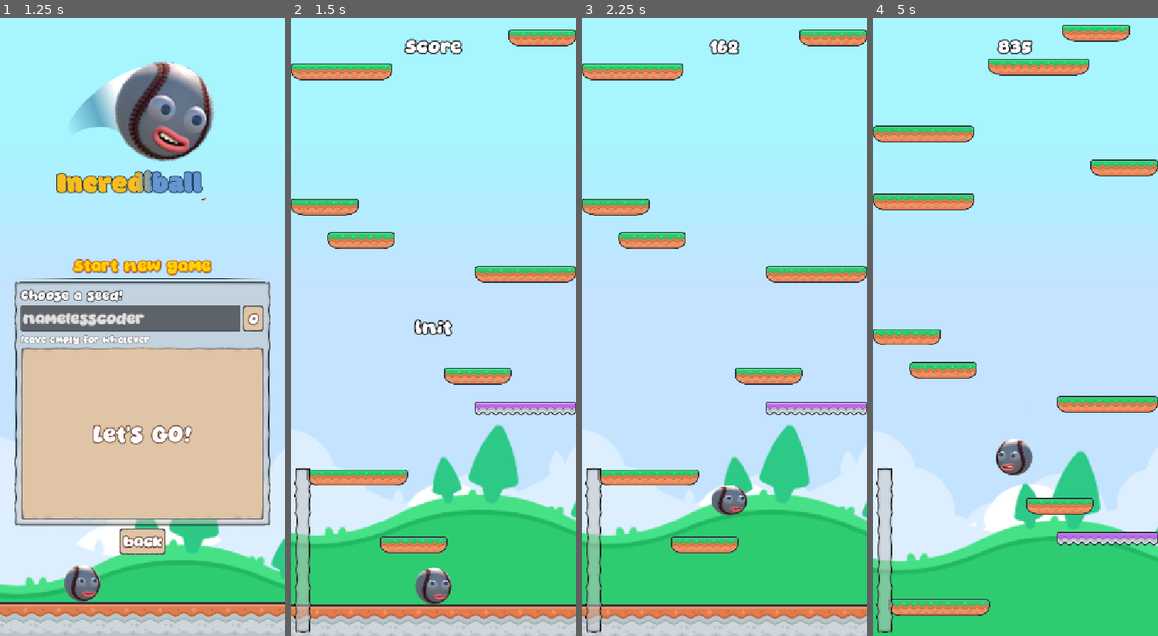
Above: before the commit, frames 1-4 (left to right).
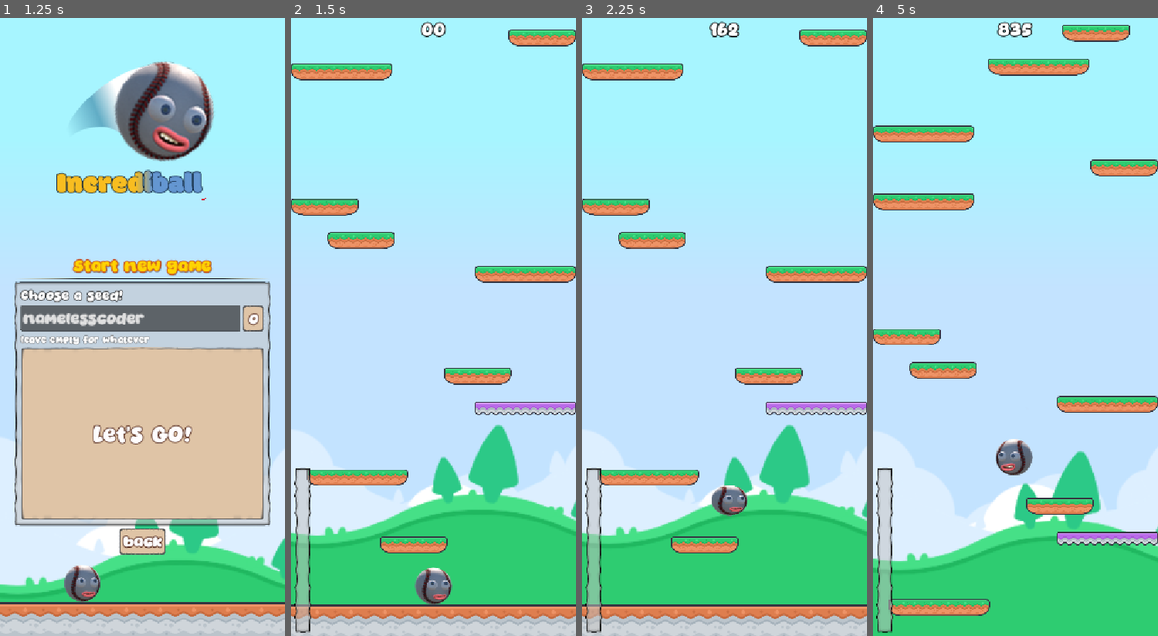
Above: after the commit, the same moments.

Repository: iRadEntertainment/incrediddodlejump
Game: Godot game, scene res://scenes/main.tscn
The game is run twice, just before and just after one commit, with the same random seed, the same clock (stepped at 60 frames per second) and the same inputs. Sound files missing from this copy of the repository are replaced by a short silence.
Inputs (mouse positions are in pixels of both pictures, inside the frame that each line leads up to):
- Up to frame 1 (1.25 s): click "Start" at 0.5 s
- Up to frame 2 (1.5 s): click "Let's GO!" at 1.25 s
- Up to frame 3 (2.25 s): tap Enter at 2 s; move the mouse to (787, 296) at 2.02 s; press the mouse at (787, 296) at 2.03 s
- Up to frame 4 (5 s): move the mouse to (958, 357) at 2.77 s; release the mouse at (958, 357) at 2.78 s; click (958, 357) at 2.85 s; move the mouse to (1044, 191) at 3.52 s; press the mouse at (1044, 191) at 3.53 s; move the mouse to (1001, 450) at 4.27 s; release the mouse at (1001, 450) at 4.28 s; click (1001, 450) at 4.35 s

Frame 1 is identical in both runs. In frame 2, 0.9% of the frame differs, in the area x 39-61%, y 0-52%; in frame 3, 0.5%; in frame 4, 0.6%.

Commit message:
feat: added progress bar to personal best score

Diff:
--- a/scenes/UI/hud.gd
+++ b/scenes/UI/hud.gd
@@ -4,9 +4,11 @@
 @onready var lb_score: Label = %lb_score
 @onready var lb_state: Label = %lb_state
 @onready var prog_difficulty: TextureProgressBar = %prog_difficulty
+@onready var prog_personal_best: ProgressBar = %prog_personal_best
 
 
 func _ready() -> void:
+	prog_personal_best.visible = Mng.score_personal_best != 0
 	prog_difficulty.value = 0
 	Mng.game.score_updated.connect(_on_score_updated)
 
@@ -17,10 +19,12 @@
 func _on_score_updated(score: int) -> void:
 	lb_score.text = "%d" % [score]
 	prog_difficulty.value = Mng.game.current_difficulty
+	if Mng.game.score < Mng.score_personal_best:
+		prog_personal_best.value = Mng.game.score / float(Mng.score_personal_best)
 
 
 func _on_game_state_updated(game_state: Mng.State) -> void:
 	if not is_node_ready():
 		await ready
 	lb_state.text = str(Mng.State.keys()[game_state as int]).capitalize()
-	lb_state.visible = game_state != Mng.State.RUNNING
+	#lb_state.visible = game_state != Mng.State.RUNNING
--- a/scenes/UI/hud.tscn
+++ b/scenes/UI/hud.tscn
@@ -3,6 +3,11 @@
 [ext_resource type="Texture2D" uid="uid://clfgp6fswn6qr" path="res://assets/UI/difficulty_bar_background.png" id="1_rd3kb"]
 [ext_resource type="Script" uid="uid://c810tv4ugogk3" path="res://scenes/UI/hud.gd" id="1_y5tme"]
 [ext_resource type="Texture2D" uid="uid://c7g7aovmd884e" path="res://assets/UI/difficulty_bar_foreground.png" id="2_y5tme"]
+
+[sub_resource type="LabelSettings" id="LabelSettings_y5tme"]
+font_size = 50
+font_color = Color(0.85490197, 0.003921569, 0.18431373, 1)
+outline_size = 10
 
 [node name="hud" type="Control" unique_id=1132203215]
 layout_mode = 3
@@ -13,22 +18,35 @@
 grow_vertical = 2
 script = ExtResource("1_y5tme")
 
-[node name="lb_score" type="Label" parent="." unique_id=56636476]
+[node name="vb_top" type="VBoxContainer" parent="." unique_id=301175855]
+layout_mode = 1
+anchors_preset = 15
+anchor_right = 1.0
+anchor_bottom = 1.0
+grow_horizontal = 2
+grow_vertical = 2
+theme_override_constants/separation = 0
+
+[node name="prog_personal_best" type="ProgressBar" parent="vb_top" unique_id=1514798284]
 unique_name_in_owner = true
-layout_mode = 1
-anchors_preset = 10
-anchor_right = 1.0
-offset_top = 33.0
-offset_bottom = 56.0
-grow_horizontal = 2
+layout_mode = 2
+max_value = 1.0
+step = 0.0
+value = 0.4
+show_percentage = false
+
+[node name="lb_score" type="Label" parent="vb_top" unique_id=56636476]
+unique_name_in_owner = true
+layout_mode = 2
 theme_override_constants/outline_size = 8
 theme_override_font_sizes/font_size = 32
-text = "Score"
+text = "00"
 horizontal_alignment = 1
 vertical_alignment = 1
 
 [node name="lb_state" type="Label" parent="." unique_id=211415395]
 unique_name_in_owner = true
+visible = false
 layout_mode = 1
 anchors_preset = 14
 anchor_top = 0.5
@@ -43,6 +61,31 @@
 text = "status"
 horizontal_alignment = 1
 vertical_alignment = 1
+
+[node name="lb_ready" type="Label" parent="." unique_id=827677902]
+unique_name_in_owner = true
+layout_mode = 1
+anchors_preset = -1
+anchor_left = 1.0
+anchor_top = 0.5
+anchor_right = 2.0
+anchor_bottom = 0.5
+offset_top = -21.0
+offset_bottom = 21.0
+grow_horizontal = 2
+grow_vertical = 2
+theme_override_constants/outline_size = 8
+theme_override_font_sizes/font_size = 32
+text = "READY?"
+label_settings = SubResource("LabelSettings_y5tme")
+horizontal_alignment = 1
+vertical_alignment = 1
+
+[node name="bg_poly" type="Polygon2D" parent="lb_ready" unique_id=933079627]
+show_behind_parent = true
+position = Vector2(1, 12.5)
+color = Color(0.7176471, 0.85882354, 0.6666667, 1)
+polygon = PackedVector2Array(251, -16, 209, -63, 200, -15, 134, -35, 144, 6, 19, 20, 151, 41, 62, 104, 199, 61, 201, 108, 260, 69, 284, 105, 307, 63, 353, 119, 340, 56, 422, 105, 379, 43, 466, 33, 393, 16, 468, -27, 378, -7, 404, -65, 349, -15, 332, -78, 299, -17, 269, -49)
 
 [node name="prog_difficulty" type="TextureProgressBar" parent="." unique_id=1992332244]
 unique_name_in_owner = true
Binary file changed: assets/Theme/incredi.theme
